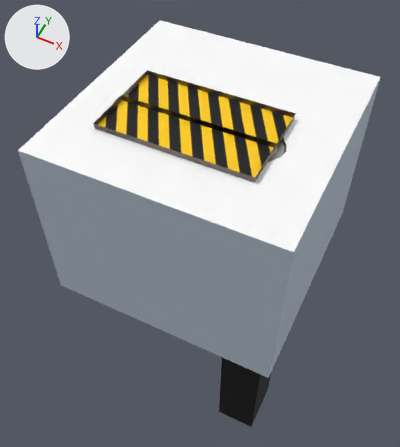
The FBX model FleshBois/Assets/Art_Assets/Meshes/Operation Room.fbx as it was, and as the next commit left it.
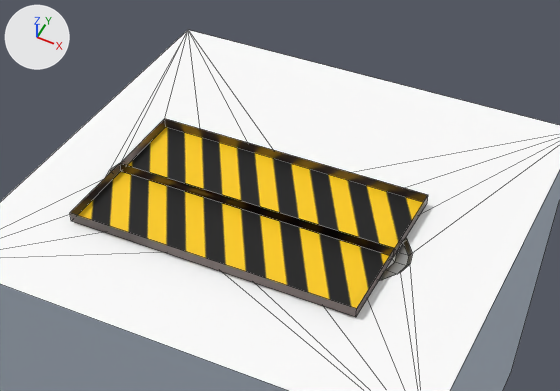
Each version appears first whole from a 50 mm camera at (3.15, -5.37, 8.58) aimed at (-0.35, 1.64, -0.19), and next in a close-up on the part from 13% to 92% of the width and 1% to 50% of the height. Lighting does not change. The marker at upper left points along +X, +Y and +Z. The close-ups show mesh edges as thin lines. Where no turn or scale is listed for an object, it has been applied to the vertices.

The scene before the commit, as lines of its bpy script (objects in view):
```python
me_mesh = bpy.data.meshes.new('Mesh')
me_mesh.from_pydata(...)  # 168 vertices, 153 faces; spans x -2.1..2.1, y -1.6..2.57, z -5.23..3.32
me_mesh.materials.append(mat_m_textureatlas)
me_mesh_001 = bpy.data.meshes.new('Mesh.001')
me_mesh_001.from_pydata(...)  # 8 vertices, 5 faces; spans x -1.3..1.3, y 0.0..0.79, z 0.0..0.09
me_mesh_001.materials.append(mat_m_textureatlas)
me_mesh_004 = bpy.data.meshes.new('Mesh.004')
me_mesh_004.from_pydata(...)  # 8 vertices, 5 faces; spans x -1.3..1.3, y -0.79..0.0, z 0.0..0.09
me_mesh_004.materials.append(mat_m_textureatlas)
ob_enterdoor_01 = bpy.data.objects.new('EnterDoor-01', me_mesh_001)
ob_enterdoor_01.location = (0.09, 0.6, 3.34)
ob_enterdoor_02 = bpy.data.objects.new('EnterDoor-02', me_mesh_004)
ob_enterdoor_02.location = (0.09, 0.6, 3.34)
ob_plane001 = bpy.data.objects.new('Plane001', me_mesh)
ob_plane001.location = (0.18, 0.52, 0.0)
```
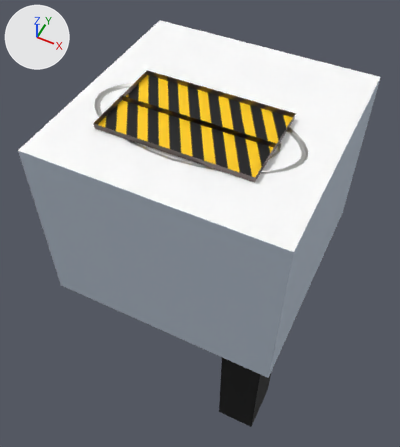
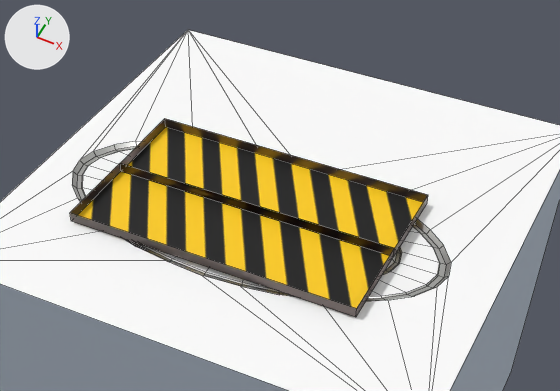
What differs and where, as boxes [x1, y1, x2, y2] in the close-ups (560 x 391 px):
part 1 of me_mesh, built on: [0, 30, 560, 391] in both

Patch to the scene script:
```diff
--- a/FleshBois/Assets/Art_Assets/Meshes/Operation Room.fbx.py
+++ b/FleshBois/Assets/Art_Assets/Meshes/Operation Room.fbx.py
@@ me_mesh @@
 # used by ob_plane001; location = (0.18, 0.52, 0.0)
-me_mesh.from_pydata(...)  # 168 vertices, 153 faces; spans x -2.1..2.1, y -1.6..2.57, z -5.23..3.32
+me_mesh.from_pydata(...)  # 296 vertices, 281 faces; spans x -2.1..2.1, y -1.6..2.57, z -5.23..3.32
+# me_mesh part 1
+# 32 faces are deleted
+# 4 vertices in x -1.47..-1.36, y -0.05..0.34, z 3.29 move by (0.04, 0.0, 0.0)
+# 3 vertices in x 1.3..1.33, y -0.05..0.21, z 3.29 move by (-0.07, 0.0, 0.0)
+# 57 vertices move from x -1.5..1.36, y -0.63..0.79, z 3.29..3.32 to x -1.82..1.69, y -0.79..0.96, z 3.29..3.32
+# 128 vertices are added at x -1.79..1.65, y -0.76..0.92, z 3.29..3.3
+# 160 new faces join them
 me_mesh.materials.append(mat_m_textureatlas)
```
